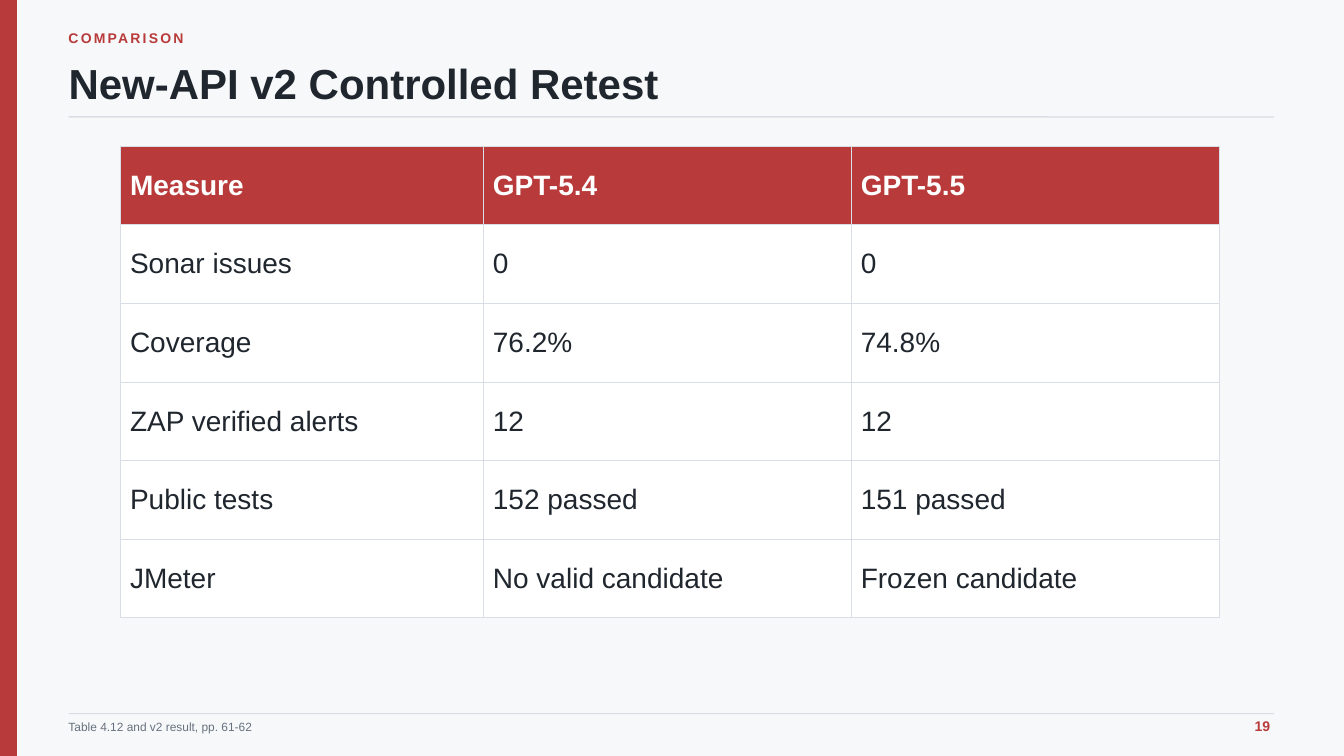
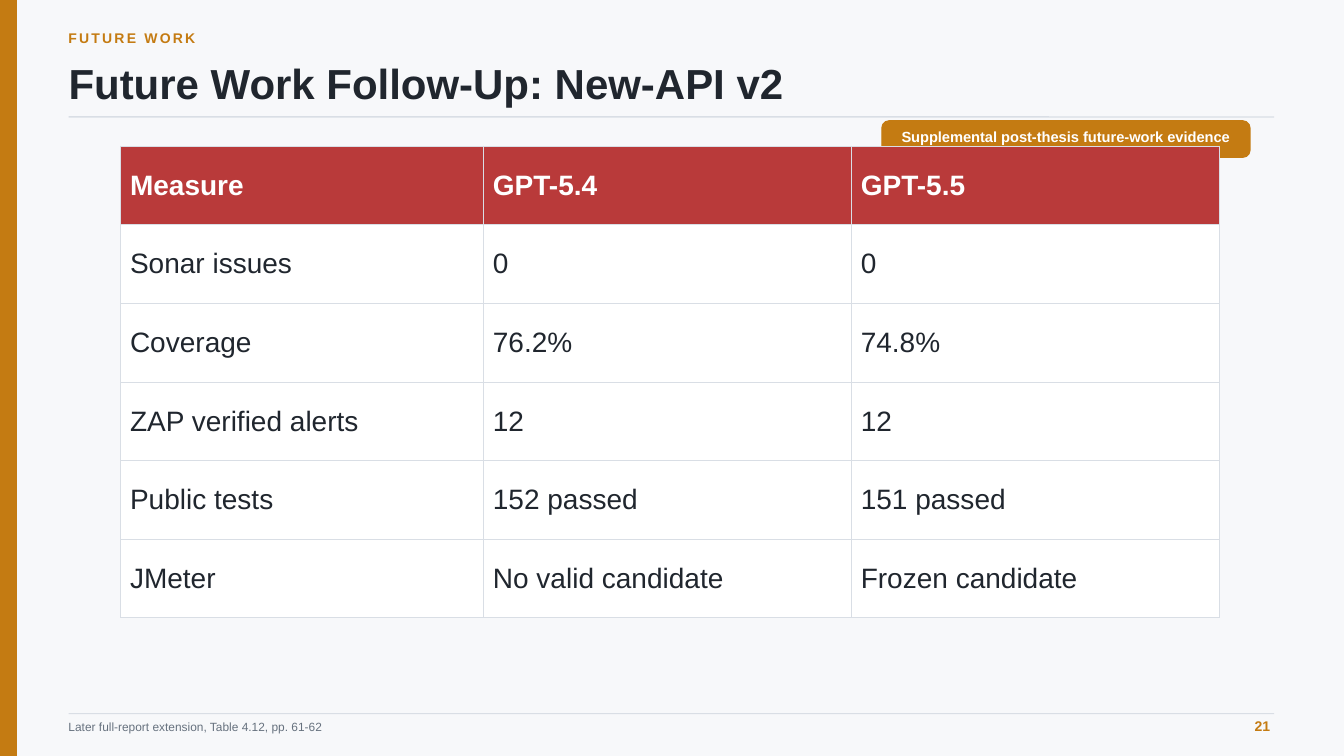
Before and after one commit to minatozaki98/financial-accounting, a slide deck: slide 21 of Document/outputs/final-defense/G6519692_Zaw_Ye_Htut_Ko_Final_Thesis_Defense.pptx (slide 19 before the commit). Drawn at 1344x756 pixels with LibreOffice and Linux fonts; fonts in the diff are those of the drawing. Boxes give left, top, right and bottom in pixels: in the first picture for what was removed or moved away, otherwise in the second. Text is boxed around its words. In the diff, an @@ line names an element or a change of style, - is before the commit and + after.

Commit message:
fix: frame GPT-5.5 results as future work

```diff
--- a/Document/outputs/final-defense/G6519692_Zaw_Ye_Htut_Ko_Final_Thesis_Defense.pptx
+++ b/Document/outputs/final-defense/G6519692_Zaw_Ye_Htut_Ko_Final_Thesis_Defense.pptx
@@ rectangle at (x1=0, y1=0, x2=16, y2=756): fill #B93A3A to #C47B12; outline #B93A3A 1 pt to #C47B12 1 pt @@
@@ text at (x1=68, y1=33, x2=195, y2=43): text changed; text colour #B93A3A to #C47B12 @@
-COMPARISON
+FUTURE WORK
@@ text at (x1=69, y1=68, x2=784, y2=107): text changed @@
-New-API v2 Controlled Retest
+Future Work Follow-Up: New-API v2
@@ rounded rectangle added at (x1=882, y1=121, x2=1250, y2=157), fill #C47B12, outline #C47B12 1 pt @@
@@ text added at (x1=902, y1=131, x2=1230, y2=145), 10.5 pt, text #FFFFFF, bold @@
+Supplemental post-thesis future-work evidence
@@ text at (x1=68, y1=722, x2=321, y2=734): text changed @@
-Table 4.12 and v2 result, pp. 61-62
+Later full-report extension, Table 4.12, pp. 61-62
@@ text at (x1=1255, y1=721, x2=1271, y2=731): text changed; text colour #B93A3A to #C47B12 @@
-19
+21
```
Also in this commit, not shown: 8 other slides changed, 10 other files.
